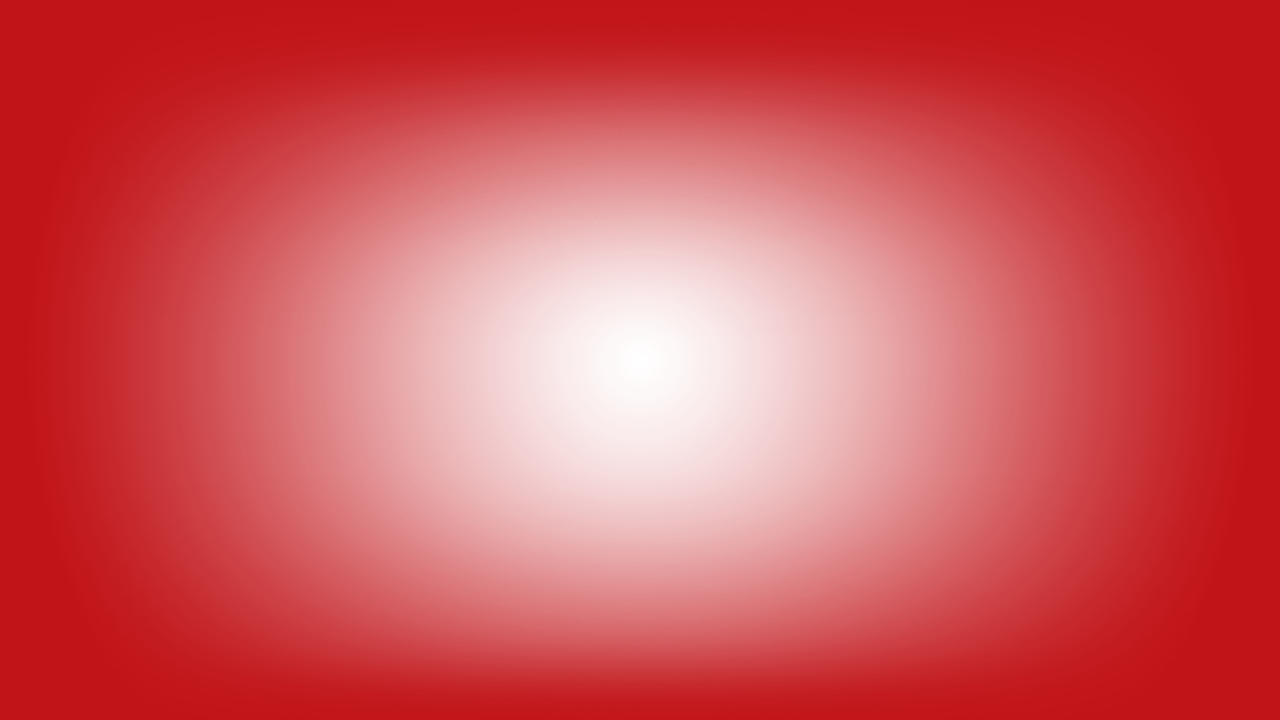
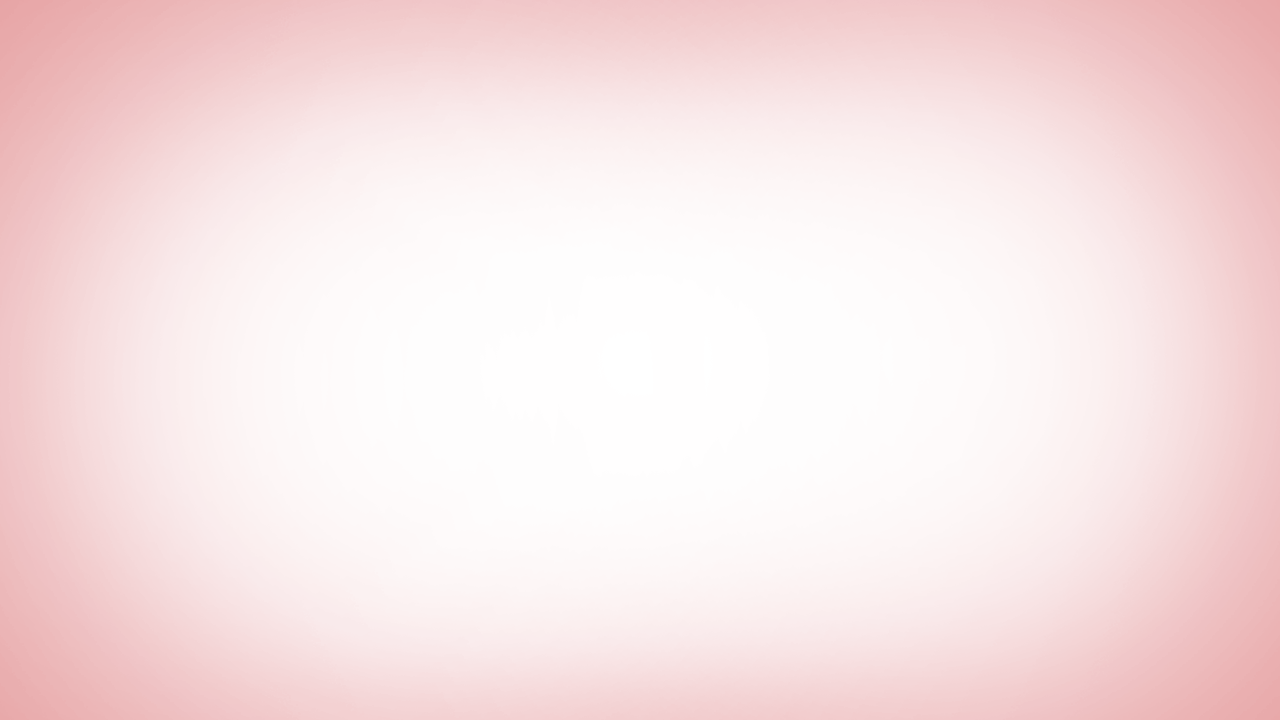
Layer changes from the first 1280×720 image to the second:
"Fond 1": opacity 93% → 41%, painted on it over [0,0,1280,720]
